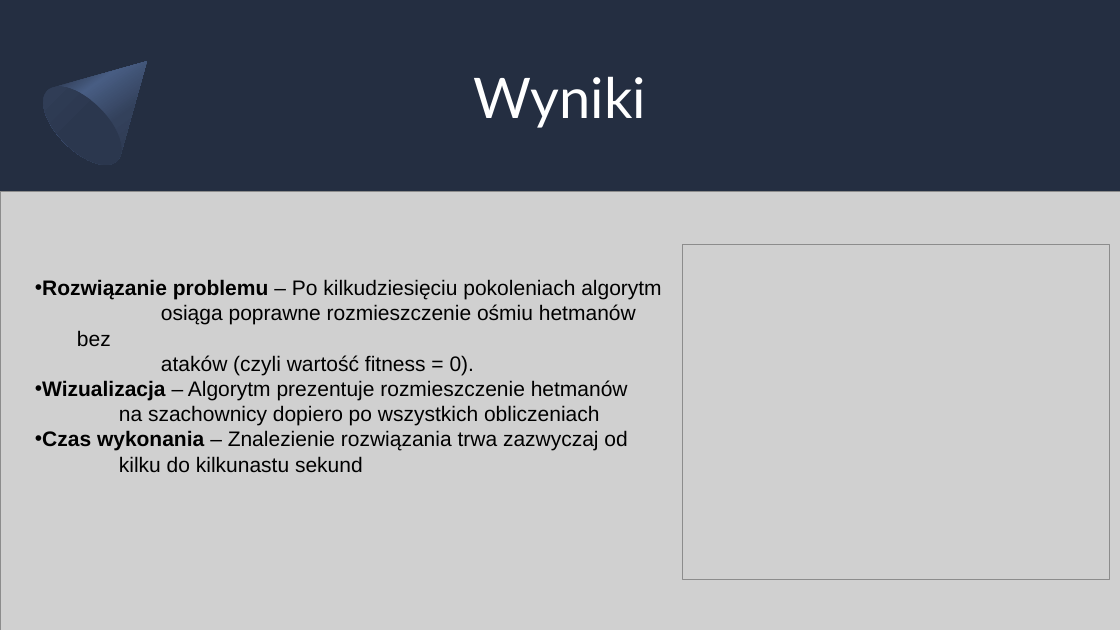
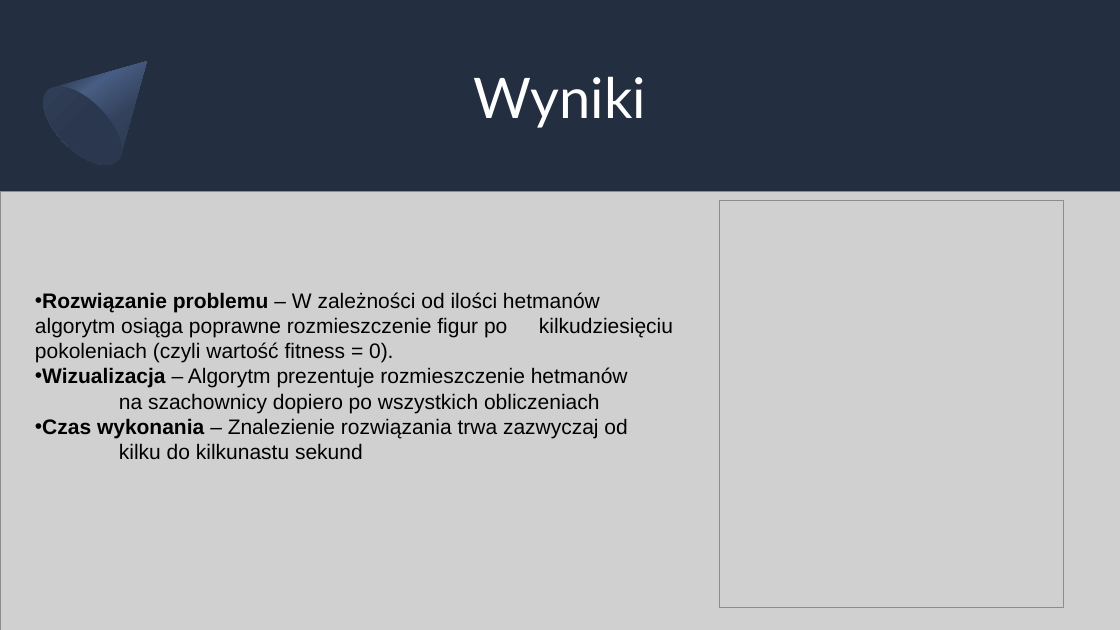
Before and after one commit to Ukasz11233/-8_queens, a slide deck: slide 7 of 8 QUEENS PROBLEM.pptx (slide 6 before the commit). Drawn at 1120x630 pixels with LibreOffice and Linux fonts; fonts in the diff are those of the drawing; grey boxes stand for pictures. Boxes give left, top, right and bottom in pixels: in the first picture for what was removed or moved away, otherwise in the second. Text is boxed around its words. In the diff, an @@ line names an element or a change of style, - is before the commit and + after.

Commit message:
presentation fixes

```diff
--- a/8 QUEENS PROBLEM.pptx
+++ b/8 QUEENS PROBLEM.pptx
@@ picture: place and size @@
-picture at (682, 245, 1109, 580)
+picture at (720, 200, 1065, 607)
@@ text at (35, 292, 673, 363): text changed @@
-• Rozwiązanie problemu – Po kilkudziesięciu pokoleniach algorytm
-  osiąga poprawne rozmieszczenie ośmiu hetmanów bez
-  ataków (czyli wartość fitness = 0).
+• Rozwiązanie problemu – W zależności od ilości hetmanów algorytm osiąga poprawne rozmieszczenie figur po kilkudziesięciu pokoleniach (czyli wartość fitness = 0).
```
Also in this commit, not shown: 2 other slides changed, 3 slides added, 2 other files.
